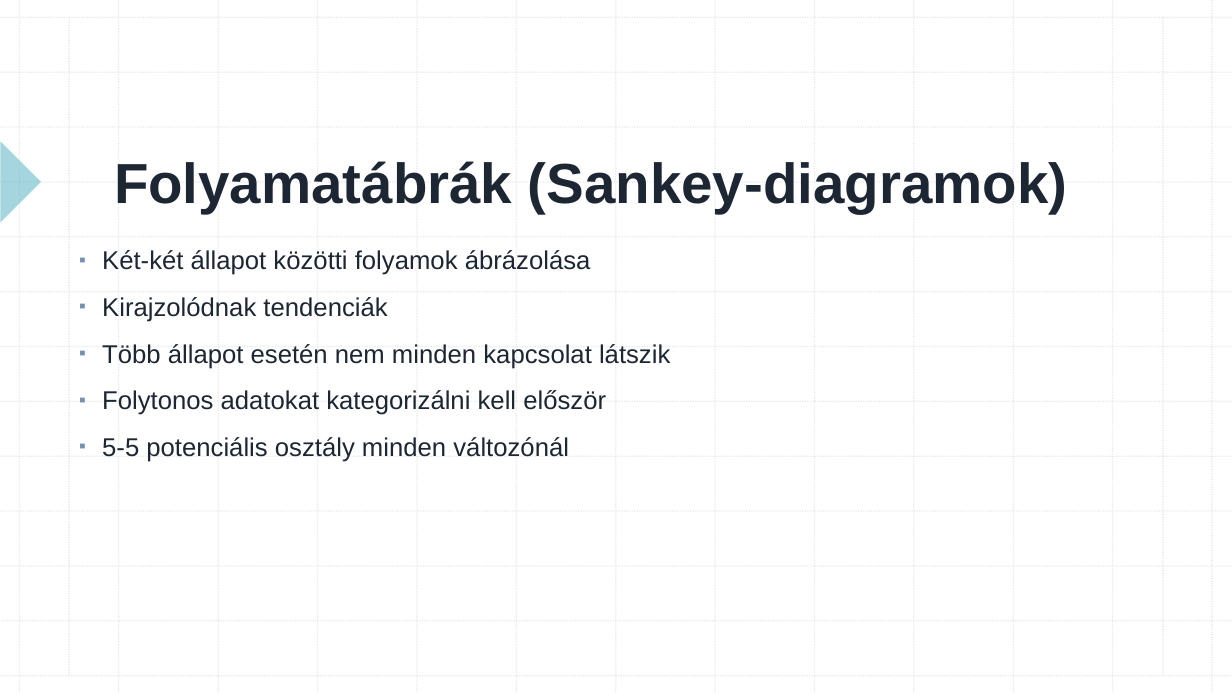
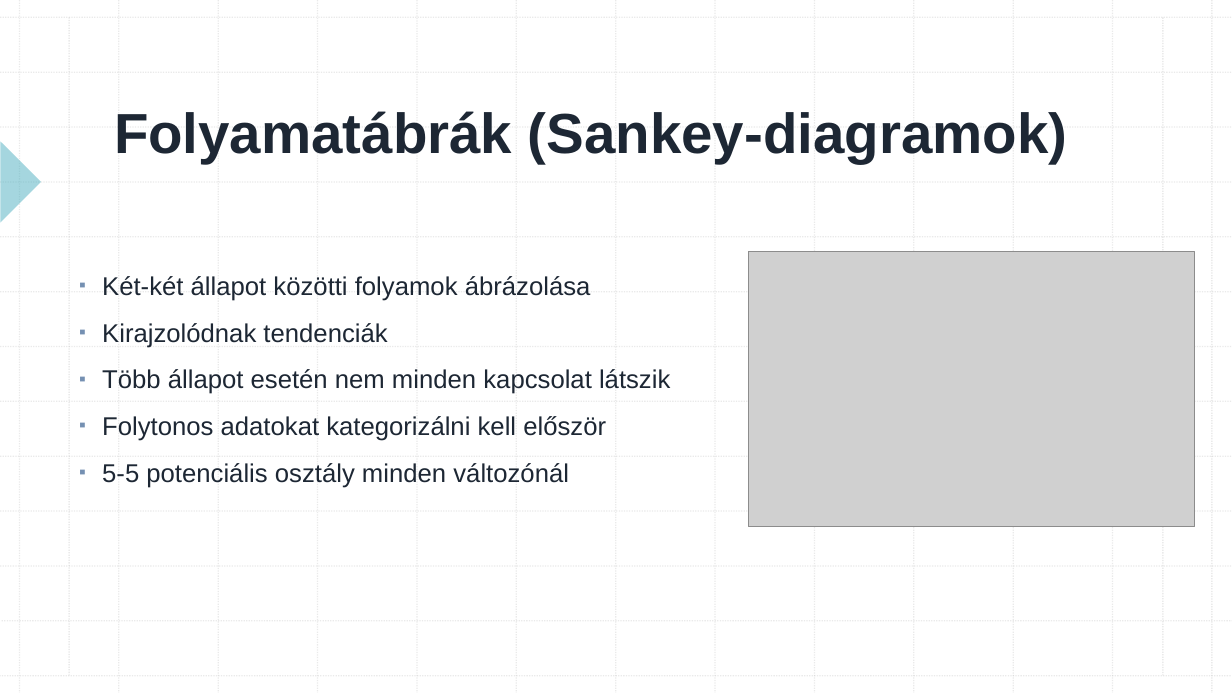
Before and after one commit to konderal333/-nkutfel, a slide deck: slide 7 of TDK prezi.pptx. Drawn at 1232x693 pixels with LibreOffice and Linux fonts; fonts in the diff are those of the drawing; grey boxes stand for pictures. Boxes give left, top, right and bottom in pixels: in the first picture for what was removed or moved away, otherwise in the second. Text is boxed around its words. In the diff, an @@ line names an element or a change of style, - is before the commit and + after.

```diff
--- a/TDK prezi.pptx
+++ b/TDK prezi.pptx
@@ title "Folyamatábrák (Sankey-diagramok)": place and size @@
-title "Folyamatábrák (Sankey-diagramok)" at box(114, 161, 1067, 213)
+title "Folyamatábrák (Sankey-diagramok)" at box(114, 111, 1067, 163)
@@ text "Két-két állapot közötti folyamok ábrázolása": place and size @@
-text "Két-két állapot közötti folyamok ábrázolása" at box(102, 250, 670, 462)
+text "Két-két állapot közötti folyamok ábrázolása" at box(102, 276, 670, 488)
@@ picture added at box(749, 251, 1196, 527) @@
```
Also in this commit, not shown: 3 other slides changed, 3 other files.
